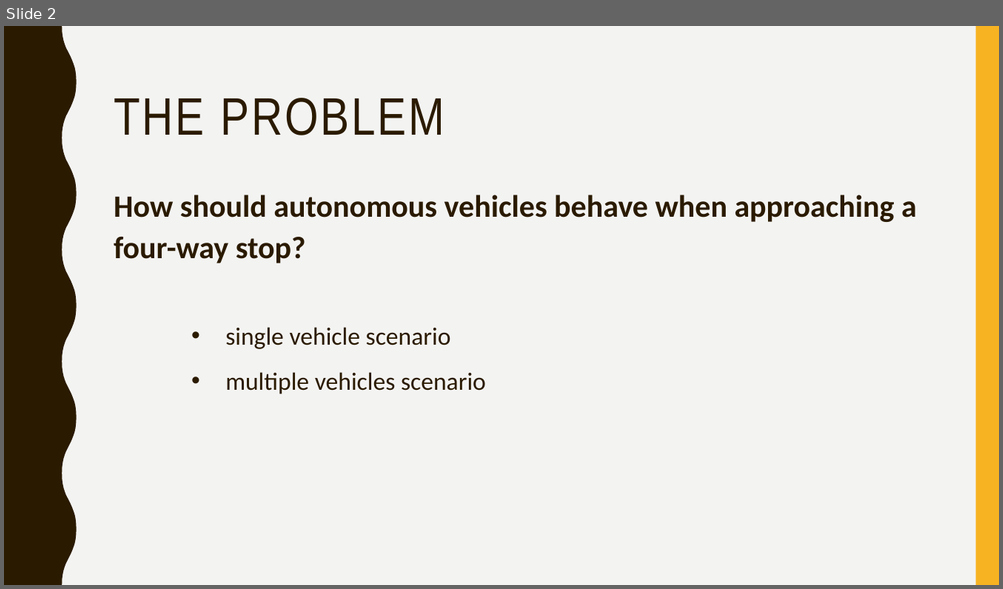
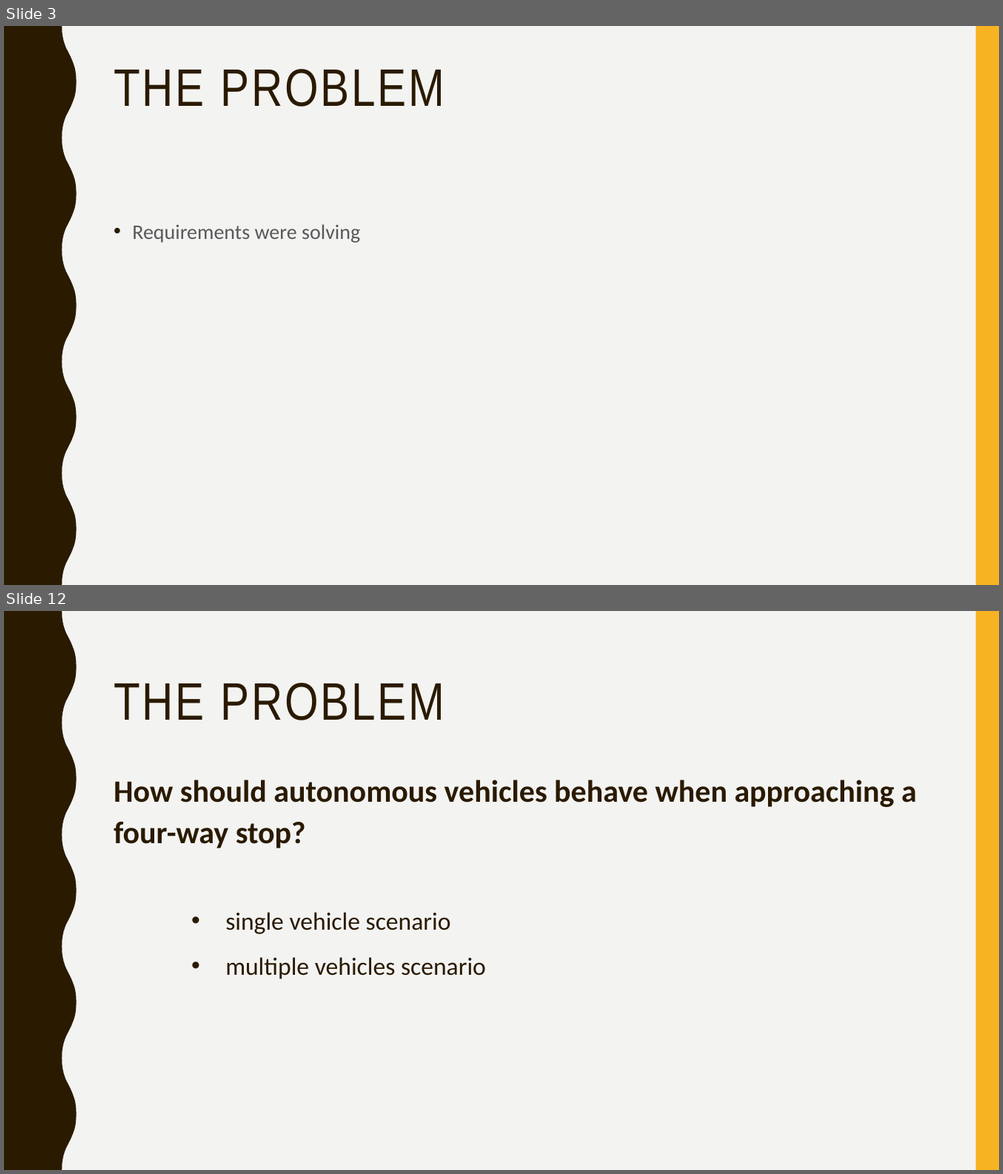
Before and after one commit to jean-lucas/vic, a slide deck: Presentation/Vehicle Intersection Control Presentation.pptx. Shown one above the other, each under a label of ours: slide 2 before the commit, slides 3 and 12 after it; the slides between them are not shown. The pictures are 1003x589 and 1003x1174 pixels, drawn with LibreOffice and Linux fonts; fonts in the diff are those of the drawing. Boxes give left, top, right and bottom in pixels: in the first picture for what was removed or moved away, otherwise in the second. Text is boxed around its words. In the diff, an @@ line names an element or a change of style, - is before the commit and + after.

```diff
--- a/Presentation/Vehicle Intersection Control Presentation.pptx
+++ b/Presentation/Vehicle Intersection Control Presentation.pptx
@@ slide 3 added at bbox=[4, 26, 999, 585], background #F3F3F2; not listed: 2 template elements that a slide beside it also shows @@
@@ title added at bbox=[114, 69, 444, 107], 51 pt, text #2A1A00 @@
+THE PROBLEM
@@ text added at bbox=[132, 224, 360, 243], 20 pt, text #595959 @@
+• Requirements were solving
@@ what was slide 2 is now slide 12 @@
```
Also in this commit, not shown: 10 other slides added, 1 slide removed.
